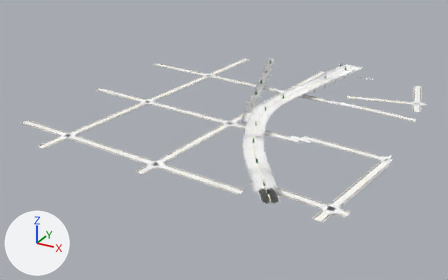
A saved change to the glTF model game/assets/city/roads/roads_-3_2.gltf.
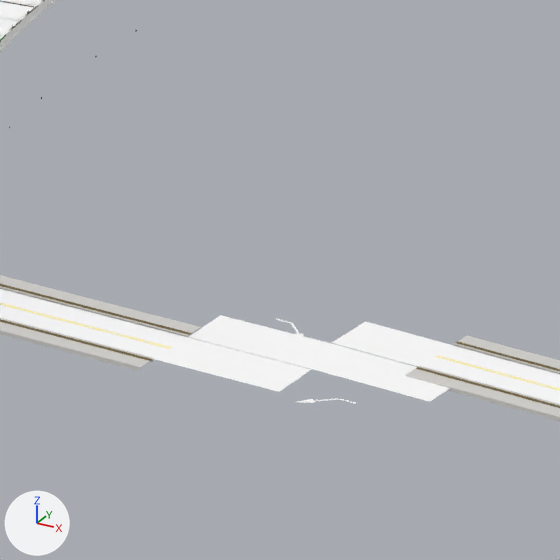
There are two pictures of each version: one whole from a 50 mm camera at (-860.0, -2084.0, 347.0) aimed at (-1286.0, -1311.0, -39.0), one close up on the part from 61% to 72% of the width and 39% to 56% of the height. Arrows for +X, +Y and +Z are at lower left; the lights stay in place. The older version's two pictures come first. Objects named as collision shapes, trigger or cutter boxes, shadow casters or lower levels of detail are left out. Vertices at exactly the same position are counted once.

Names of what the first close-up shows: 'roads_-3_2_Road_Tactile_Strip', 'roads_-3_2_SH_concrete_pier', 'roads_-3_2_SH_kerb', 'roads_-3_2_SH_sidewalk', 'roads_-3_2_SH_wet_asphalt' and 4 more.
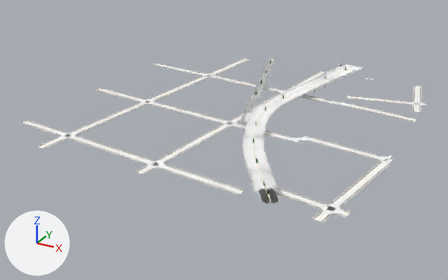
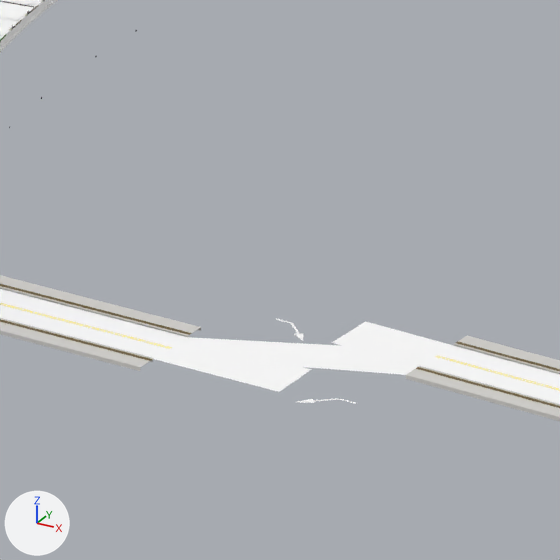
The change, as a diff of the scene's bpy script:
```diff
--- a/game/assets/city/roads/roads_-3_2.gltf.py
+++ b/game/assets/city/roads/roads_-3_2.gltf.py
@@ me_roads__3_2_sh_wet_asphalt @@
 # used by ob_roads__3_2_sh_wet_asphalt; location = (0.0, 0.0, 0.0)
-me_roads__3_2_sh_wet_asphalt.from_pydata(...)  # 14700 vertices, 26654 faces; spans x -1537.0..-1020.0, y -1539.0..-1018.0, z 0.0..19.0
+me_roads__3_2_sh_wet_asphalt.from_pydata(...)  # 14704 vertices, 26656 faces; spans x -1537.0..-1020.0, y -1539.0..-1018.0, z 0.0..19.0
+# me_roads__3_2_sh_wet_asphalt part 1: 9 vertices moved from x -1162.0..-1137.0, y -1341.0..-1330.0, z 0.0 to x -1163.0..-1136.0, y -1344.0..-1327.0, z 0.0; 5 vertices removed from x -1165.0..-1134.0, y -1342.0..-1330.0, z 0.0; 5 vertices added at x -1167.0..-1132.0, y -1346.0..-1326.0, z 0.0
+# other edits to the shape of me_roads__3_2_sh_wet_asphalt do not show in these pictures
 me_roads__3_2_sh_wet_asphalt.materials.append(mat_sh_wet_asphalt)
```

Location of each change, [x1, y1, x2, y2] in pixels of the close-ups (560 x 560 px; the box of a moved part takes in the faces that stretch with it):
part 1 of me_roads__3_2_sh_wet_asphalt, moved or reshaped: before [189, 315, 450, 402]; after [189, 337, 418, 375]
